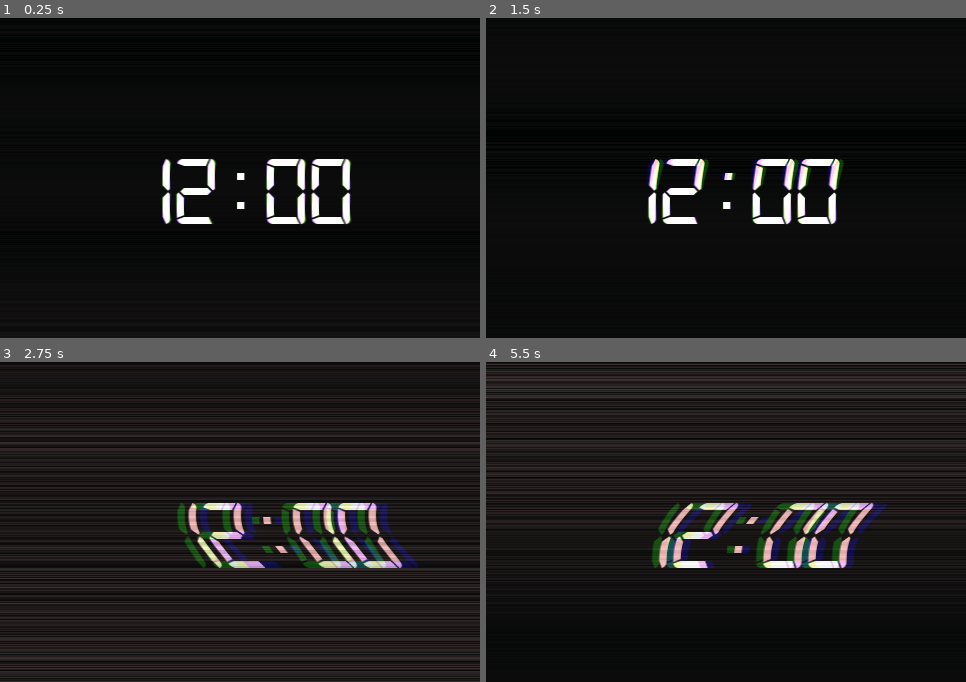
Above: before the commit, frames 1-4 (two rows, left to right).
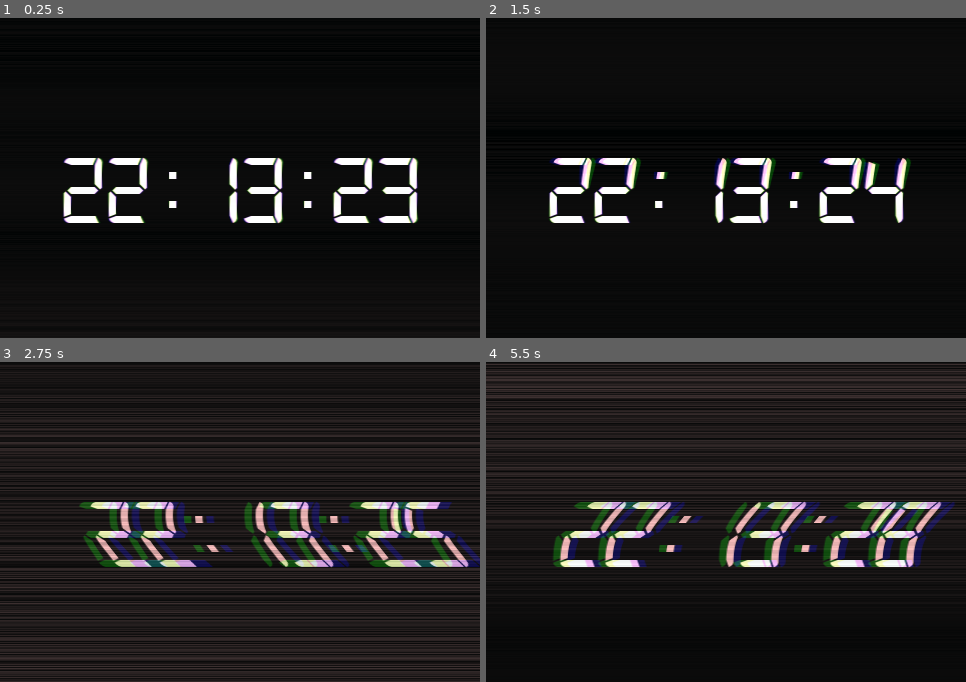
Above: after the commit, the same moments.

Repository: renanstn/godot-continuous-delivery-pipeline
Game: Godot game, scene res://Scenes/Clock.tscn
Same seed, same stepped clock (60 frames per second), same inputs: the game is played once before the commit and once after it.
Inputs:
- Up to frame 1 (0.25 s): no input
- Up to frame 2 (1.5 s): no input
- Up to frame 3 (2.75 s): no input
- Up to frame 4 (5.5 s): no input

The runs differ from the first frame. In frame 1, 6.5% of the frame differs, in the area x 13-88%, y 43-65%; in frame 2, 7.4%; in frame 3, 11%; in frame 4, 12%, in the area x 13-98%, y 43-65%.

Commit message:
Finaliza GUI com relógio vindo do OS

Diff:
--- a/WebClock/Scenes/Clock.tscn
+++ b/WebClock/Scenes/Clock.tscn
@@ -1,7 +1,8 @@
-[gd_scene load_steps=4 format=2]
+[gd_scene load_steps=5 format=2]
 
 [ext_resource path="res://Scenes/GlitchShader.tscn" type="PackedScene" id=1]
 [ext_resource path="res://Fonts/digital-7 (mono).ttf" type="DynamicFontData" id=2]
+[ext_resource path="res://Scripts/Clock.gd" type="Script" id=3]
 
 [sub_resource type="DynamicFont" id=1]
 size = 100
@@ -10,6 +11,7 @@
 [node name="Clock" type="Control"]
 anchor_right = 1.0
 anchor_bottom = 1.0
+script = ExtResource( 3 )
 __meta__ = {
 "_edit_use_anchors_": false
 }
@@ -23,14 +25,8 @@
 }
 
 [node name="Clock" type="Label" parent="."]
-anchor_left = 0.5
-anchor_top = 0.5
-anchor_right = 0.5
-anchor_bottom = 0.5
-margin_left = -112.5
-margin_top = -27.5
-margin_right = 112.5
-margin_bottom = 27.5
+anchor_right = 1.0
+anchor_bottom = 1.0
 custom_fonts/font = SubResource( 1 )
 text = "12:00"
 align = 1
--- /dev/null
+++ b/WebClock/Scripts/Clock.gd
@@ -0,0 +1,16 @@
+extends Control
+
+
+onready var clock_label = $Clock
+
+
+func _ready():
+	pass
+
+
+func _process(delta):
+	var timeDict = OS.get_time()
+	var hour = timeDict.hour
+	var minute = timeDict.minute
+	var seconds = timeDict.second
+	clock_label.text = "%02d:%02d:%02d" % [hour, minute, seconds]
